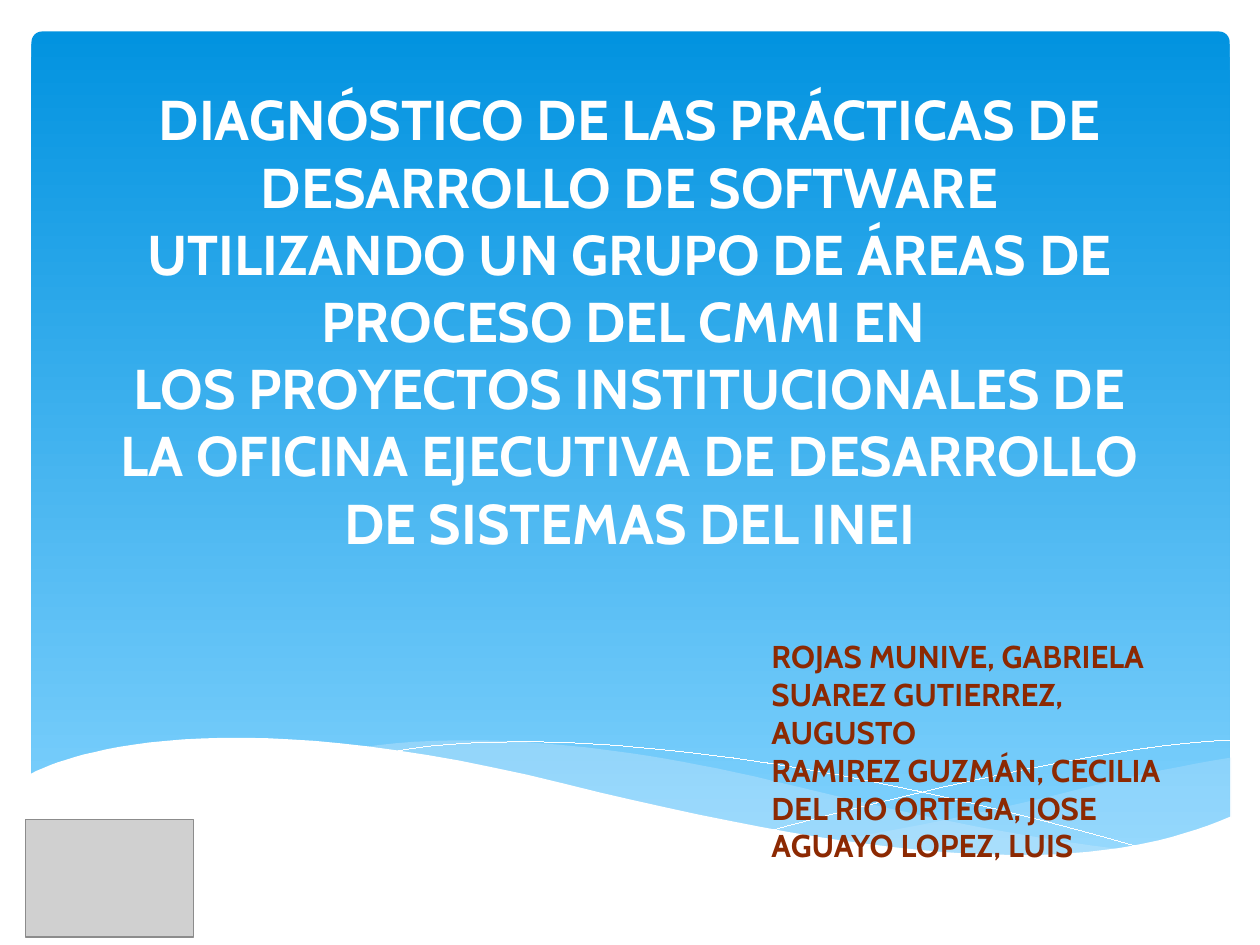
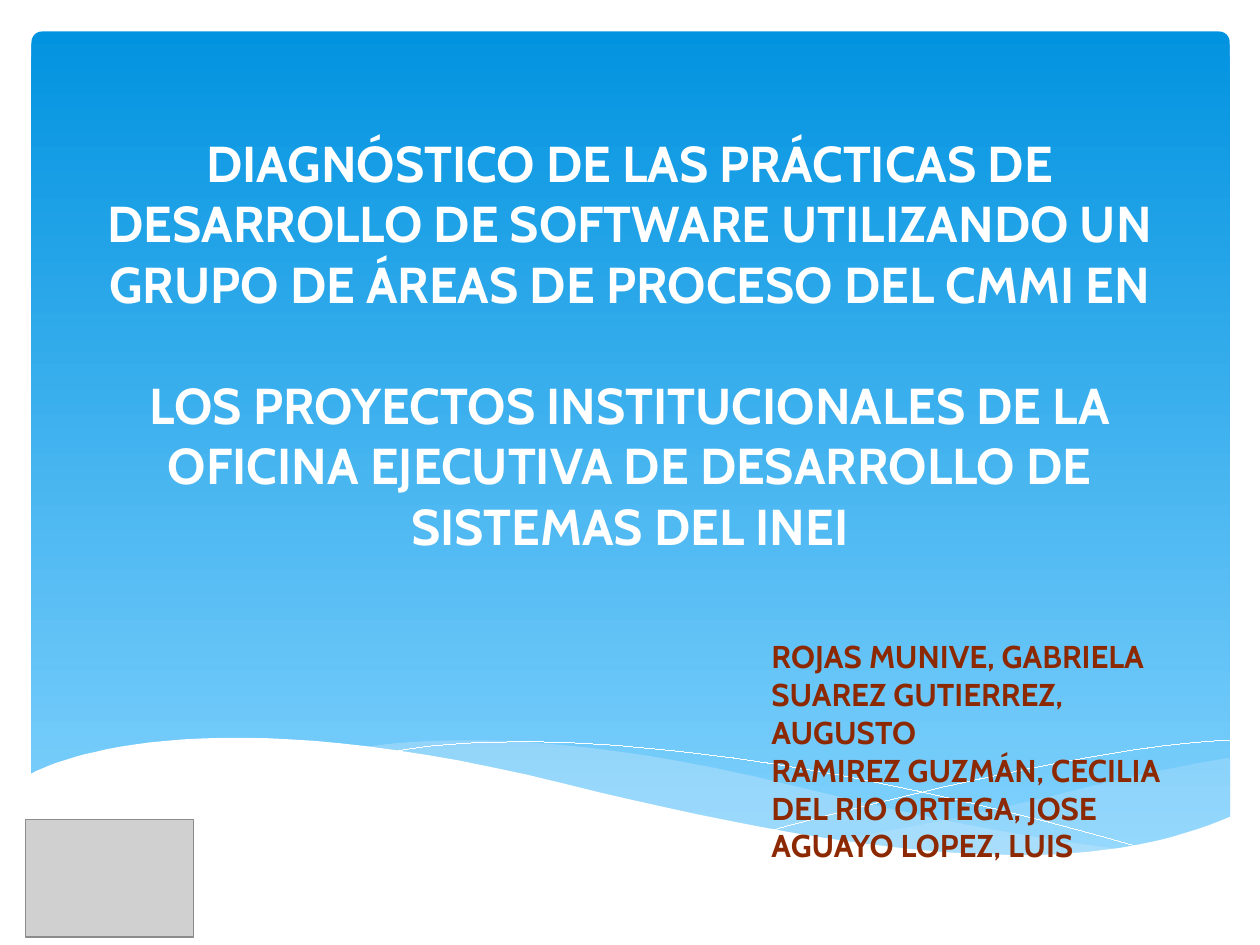
Before and after one commit to orlysemperfi/cmmi-sw-inei, a slide deck: slide 1 of PPT ENTREGABLE2 CMMI.pptx. Drawn at 1260x945 pixels with LibreOffice and Linux fonts; fonts in the diff are those of the drawing; grey boxes stand for pictures. Boxes give left, top, right and bottom in pixels: in the first picture for what was removed or moved away, otherwise in the second. Text is boxed around its words. In the diff, an @@ line names an element or a change of style, - is before the commit and + after.

```diff
--- a/PPT ENTREGABLE2 CMMI.pptx
+++ b/PPT ENTREGABLE2 CMMI.pptx
@@ title "DIAGNÓSTICO DE LAS PRÁCTICAS DE ..." at [107, 140, 1152, 546]: size 32 to 28.8 pt @@
```
Also in this commit, not shown: 8 other slides changed, 5 slides added, 1 slide removed.
